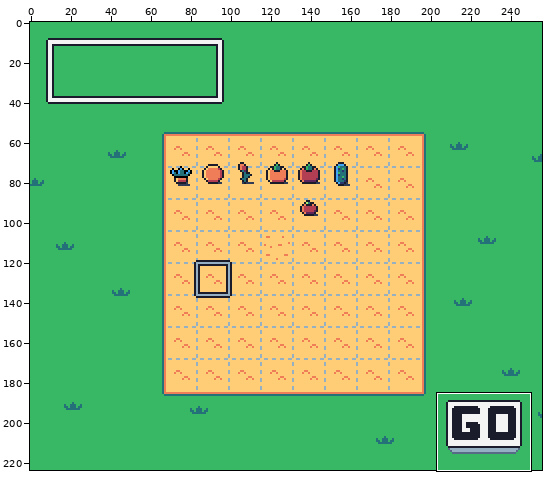
A pixel-art file gets an edit: Design/screen_mockup3.ase. Above: a wide view before the commit, with the close-up outlined.
Close-up. Old version:
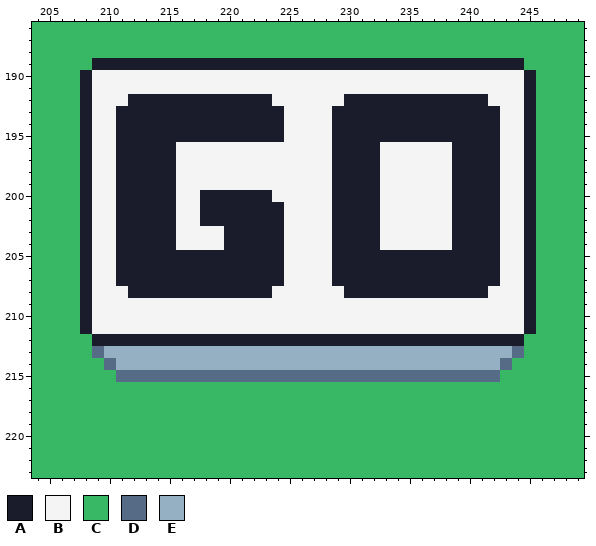
256x224 pixels, 1 frame. Shown: x 204..249, y 186..223. The commit also changed other parts of the picture, which this record leaves out.
Visible layers, top first: "Objects", "Background".
Palette (. is transparent): A #1a1c2c  B #f4f4f4  C #38b764  D #566c86  E #94b0c2
Pixels before, first column x 204:
186 CCCCCCCCCCCCCCCCCCCCCCCCCCCCCCCCCCCCCCCCCCCCCC
187 CCCCCCCCCCCCCCCCCCCCCCCCCCCCCCCCCCCCCCCCCCCCCC
188 CCCCCCCCCCCCCCCCCCCCCCCCCCCCCCCCCCCCCCCCCCCCCC
189 CCCCCAAAAAAAAAAAAAAAAAAAAAAAAAAAAAAAAAAAACCCCC
190 CCCCABBBBBBBBBBBBBBBBBBBBBBBBBBBBBBBBBBBBACCCC
191 CCCCABBBBBBBBBBBBBBBBBBBBBBBBBBBBBBBBBBBBACCCC
192 CCCCABBBAAAAAAAAAAAABBBBBBAAAAAAAAAAAABBBACCCC
193 CCCCABBAAAAAAAAAAAAAABBBBAAAAAAAAAAAAAABBACCCC
194 CCCCABBAAAAAAAAAAAAAABBBBAAAAAAAAAAAAAABBACCCC
195 CCCCABBAAAAAAAAAAAAAABBBBAAAAAAAAAAAAAABBACCCC
196 CCCCABBAAAAABBBBBBBBBBBBBAAAABBBBBBAAAABBACCCC
197 CCCCABBAAAAABBBBBBBBBBBBBAAAABBBBBBAAAABBACCCC
198 CCCCABBAAAAABBBBBBBBBBBBBAAAABBBBBBAAAABBACCCC
199 CCCCABBAAAAABBBBBBBBBBBBBAAAABBBBBBAAAABBACCCC
200 CCCCABBAAAAABBAAAAAABBBBBAAAABBBBBBAAAABBACCCC
201 CCCCABBAAAAABBAAAAAAABBBBAAAABBBBBBAAAABBACCCC
202 CCCCABBAAAAABBAAAAAAABBBBAAAABBBBBBAAAABBACCCC
203 CCCCABBAAAAABBBBAAAAABBBBAAAABBBBBBAAAABBACCCC
204 CCCCABBAAAAABBBBAAAAABBBBAAAABBBBBBAAAABBACCCC
205 CCCCABBAAAAAAAAAAAAAABBBBAAAAAAAAAAAAAABBACCCC
206 CCCCABBAAAAAAAAAAAAAABBBBAAAAAAAAAAAAAABBACCCC
207 CCCCABBAAAAAAAAAAAAAABBBBAAAAAAAAAAAAAABBACCCC
208 CCCCABBBAAAAAAAAAAAABBBBBBAAAAAAAAAAAABBBACCCC
209 CCCCABBBBBBBBBBBBBBBBBBBBBBBBBBBBBBBBBBBBACCCC
210 CCCCABBBBBBBBBBBBBBBBBBBBBBBBBBBBBBBBBBBBACCCC
211 CCCCABBBBBBBBBBBBBBBBBBBBBBBBBBBBBBBBBBBBACCCC
212 CCCCCAAAAAAAAAAAAAAAAAAAAAAAAAAAAAAAAAAAACCCCC
213 CCCCCDEEEEEEEEEEEEEEEEEEEEEEEEEEEEEEEEEEDCCCCC
214 CCCCCCDEEEEEEEEEEEEEEEEEEEEEEEEEEEEEEEEDCCCCCC
215 CCCCCCCDDDDDDDDDDDDDDDDDDDDDDDDDDDDDDDDCCCCCCC
216 CCCCCCCCCCCCCCCCCCCCCCCCCCCCCCCCCCCCCCCCCCCCCC
217 CCCCCCCCCCCCCCCCCCCCCCCCCCCCCCCCCCCCCCCCCCCCCC
218 CCCCCCCCCCCCCCCCCCCCCCCCCCCCCCCCCCCCCCCCCCCCCC
219 CCCCCCCCCCCCCCCCCCCCCCCCCCCCCCCCCCCCCCCCCCCCCC
220 CCCCCCCCCCCCCCCCCCCCCCCCCCCCCCCCCCCCCCCCCCCCCC
221 CCCCCCCCCCCCCCCCCCCCCCCCCCCCCCCCCCCCCCCCCCCCCC
222 CCCCCCCCCCCCCCCCCCCCCCCCCCCCCCCCCCCCCCCCCCCCCC
223 CCCCCCCCCCCCCCCCCCCCCCCCCCCCCCCCCCCCCCCCCCCCCC
The result:
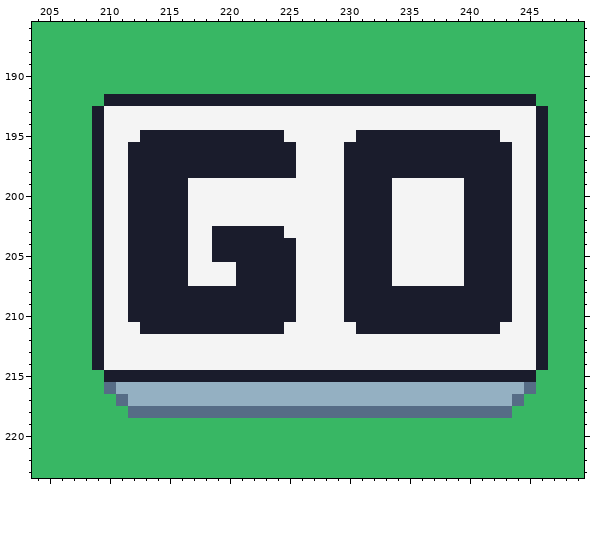
Difference:
Changed rows in their new state; - is an unchanged pixel.
Layer "Objects":
first column x 208:
189 -CCCCCCCCCCCCCCCCCCCCCCCCCCCCCCCCCCCC--
190 CCCCCCCCCCCCCCCCCCCCCCCCCCCCCCCCCCCCCC-
191 CCCCCCCCCCCCCCCCCCCCCCCCCCCCCCCCCCCCCC-
192 CCAA------------AAAAAA------------AAA--
193 CA-BBBBBBBBBBBBBB----BBBBBBBBBBBBBB--BA
194 CA-BBBBBBBBBBBBBB----BBBBBBBBBBBBBB--BA
195 CA-BB----------------BB--------------BA
196 CA-B----AAAAAAAAAA---B---AAAAAA----A-BA
197 CA-B----AAAAAAAAAA---B---AAAAAA----A-BA
198 CA-B----AAAAAAAAAA---B---AAAAAA----A-BA
199 CA-B----A------------B---A-----B---A-BA
200 CA-B----A-BBBBBB-----B---A-----B---A-BA
201 CA-B----A-BBBBBBB----B---A-----B---A-BA
202 CA-B----A-BBBBBBB----B---A-----B---A-BA
203 CA-B----A--A---------B---A-----B---A-BA
204 CA-B----A--A-----A---B---A-----B---A-BA
205 CA-B-----BB------A---B----BBBBBB---A-BA
206 CA-B-----BBBB----A---B----BBBBBB---A-BA
207 CA-B-----BBBB----A---B----BBBBBB---A-BA
208 CA--------------AA----------------AA-BA
209 CA--AAAAAAAAAAAAAA----AAAAAAAAAAAAAA-BA
210 CA--AAAAAAAAAAAAAA----AAAAAAAAAAAAAA-BA
211 CA---AAAAAAAAAAAA------AAAAAAAAAAAA--BA
212 --BBBBBBBBBBBBBBBBBBBBBBBBBBBBBBBBBBBBA
213 -ABBBBBBBBBBBBBBBBBBBBBBBBBBBBBBBBBBBBA
214 -ABBBBBBBBBBBBBBBBBBBBBBBBBBBBBBBBBBBBA
215 --AAAAAAAAAAAAAAAAAAAAAAAAAAAAAAAAAAAA-
216 --DEEEEEEEEEEEEEEEEEEEEEEEEEEEEEEEEEED-
217 ---DEEEEEEEEEEEEEEEEEEEEEEEEEEEEEEEED--
218 ----DDDDDDDDDDDDDDDDDDDDDDDDDDDDDDDD---
Changed places in both close-ups, as pixel boxes (x1, y1, x2, y2):
changed: (80, 58, 548, 418)
